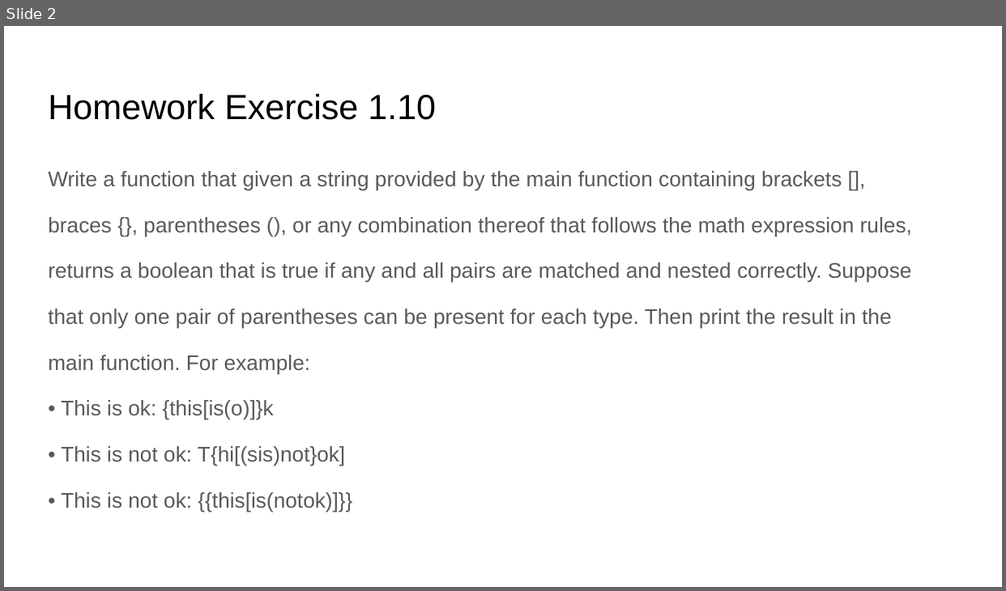
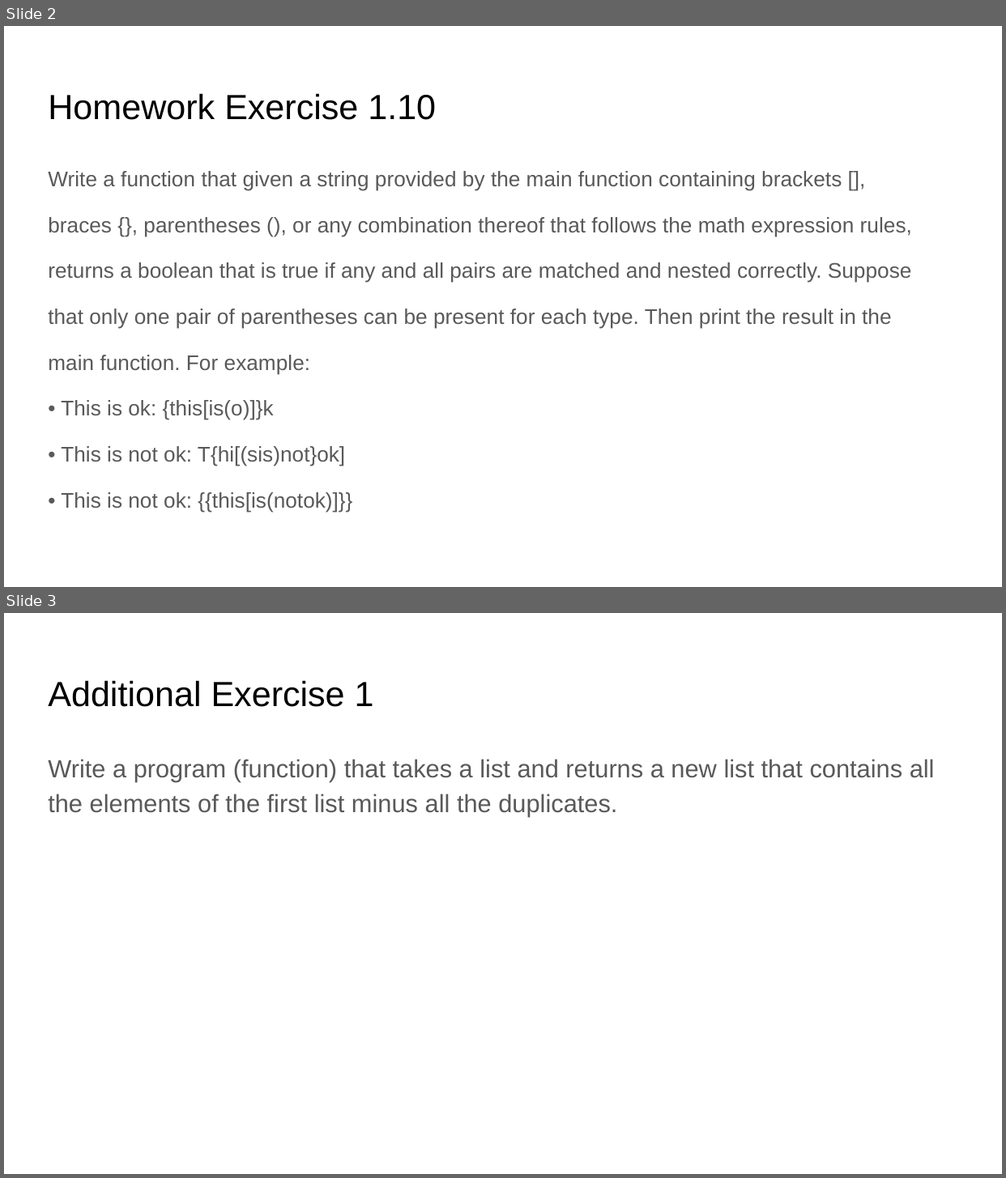
Before and after one commit to AtzeniMichele/dart101, a slide deck: Tutoring 1 - Dart 101 pt1.pptx. Shown one above the other, each under a label of ours: slide 2 before the commit, slides 2 and 3 after it. The pictures are 1006x591 and 1006x1178 pixels, drawn with LibreOffice and Linux fonts; fonts in the diff are those of the drawing. Boxes give left, top, right and bottom in pixels: in the first picture for what was removed or moved away, otherwise in the second. Text is boxed around its words. In the diff, an @@ line names an element or a change of style, - is before the commit and + after.

```diff
--- a/Tutoring 1 - Dart 101 pt1.pptx
+++ b/Tutoring 1 - Dart 101 pt1.pptx
@@ slide 3 added at [4,613,1002,1174], background #FFFFFF @@
@@ title added at [48,680,374,707], 25.2 pt, text #000000 @@
+Additional Exercise 1
@@ text added at [48,759,935,817], 18 pt, text #595959 @@
+Write a program (function) that takes a list and returns a new list that contains all the elements of the first list minus all the duplicates.
```
Also in this commit, not shown: 1 slide changed.
